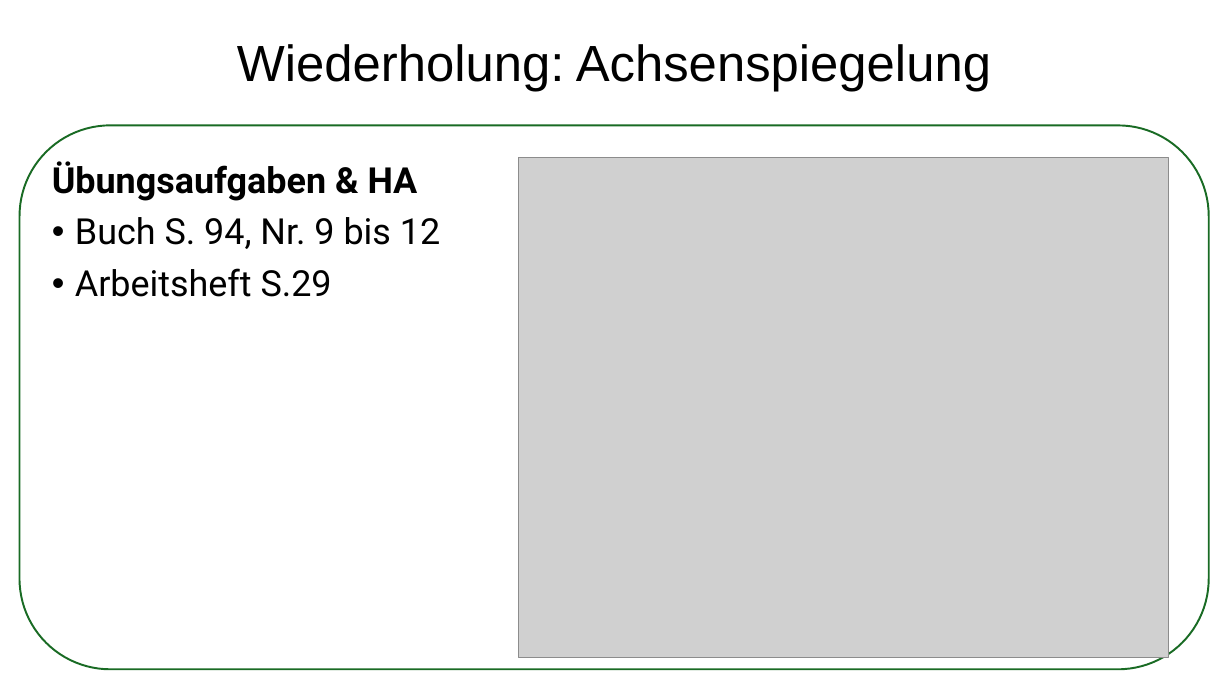
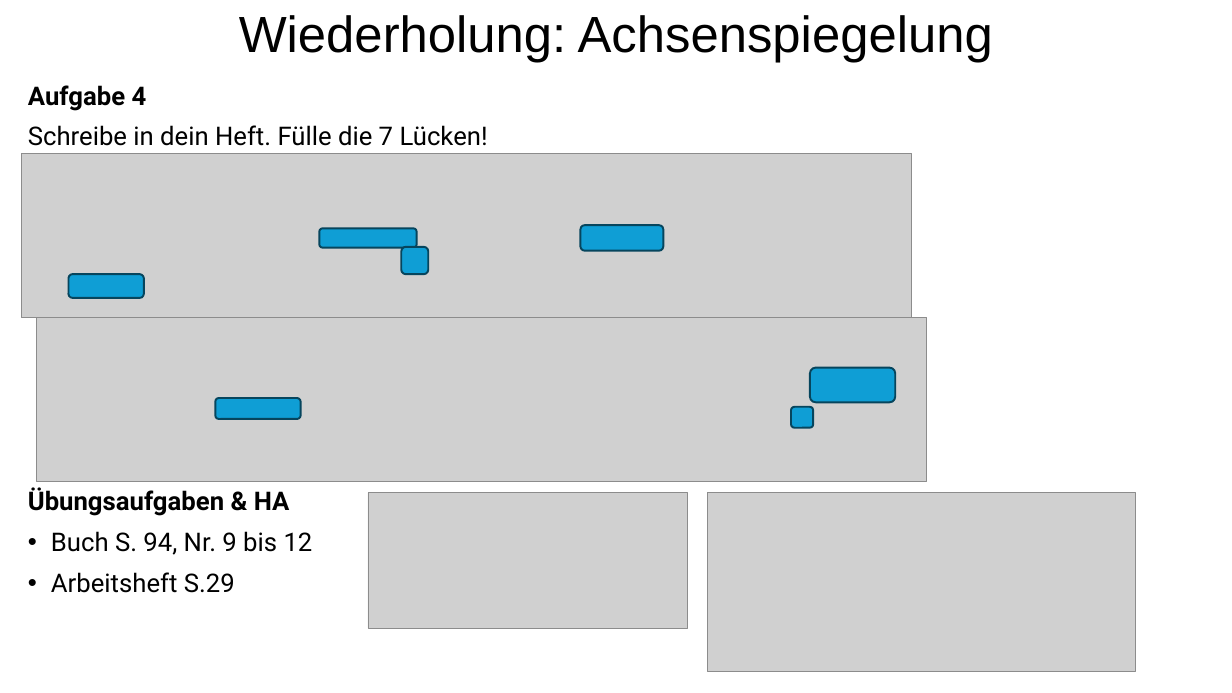
Before and after one commit to arvicodes/JohnnyMonkey, a slide deck: slide 6 of J-M-Reihen/Mathe/Klasse 7/Kap.3 - Geometrische Abbildungen/#_Reihenplan.pptx (slide 8 before the commit). Drawn at 1232x693 pixels with LibreOffice and Linux fonts; fonts in the diff are those of the drawing; grey boxes stand for pictures. Boxes give left, top, right and bottom in pixels: in the first picture for what was removed or moved away, otherwise in the second. Text is boxed around its words. In the diff, an @@ line names an element or a change of style, - is before the commit and + after.

```diff
--- a/J-M-Reihen/Mathe/Klasse 7/Kap.3 - Geometrische Abbildungen/#_Reihenplan.pptx
+++ b/J-M-Reihen/Mathe/Klasse 7/Kap.3 - Geometrische Abbildungen/#_Reihenplan.pptx
@@ text "Wiederholung: Achsenspiegelung": place and size @@
-text "Wiederholung: Achsenspiegelung" at <box>237,44,991,92</box>
+text "Wiederholung: Achsenspiegelung" at <box>239,15,993,63</box>
@@ text "Aufgabe 4": place and size @@
-text "Aufgabe 4" at <box>52,161,440,297</box>
+text "Aufgabe 4" at <box>28,85,488,593</box>
@@ text at <box>28,85,488,146</box>: paragraphs added @@
+Aufgabe 4
+Schreibe in dein Heft. Fülle die 7 Lücken!
@@ rounded rectangle removed at <box>19,126,1209,670</box> @@
@@ picture added at <box>21,153,912,319</box> @@
@@ rounded rectangle added at <box>320,228,417,248</box>, fill #0F9ED5, outline #07455D 1.5 pt @@
@@ rounded rectangle added at <box>580,226,664,251</box>, fill #0F9ED5, outline #07455D 1.5 pt @@
@@ rounded rectangle added at <box>401,247,428,274</box>, fill #0F9ED5, outline #07455D 1.5 pt @@
@@ rounded rectangle added at <box>68,274,144,299</box>, fill #0F9ED5, outline #07455D 1.5 pt @@
@@ picture added at <box>37,317,928,482</box> @@
@@ rounded rectangle added at <box>811,368,896,403</box>, fill #0F9ED5, outline #07455D 1.5 pt @@
@@ rounded rectangle added at <box>215,398,300,420</box>, fill #0F9ED5, outline #07455D 1.5 pt @@
@@ rounded rectangle added at <box>791,407,813,428</box>, fill #0F9ED5, outline #07455D 1.5 pt @@
@@ text at <box>28,487,313,593</box>: size 28 to 20 pt in "Übungsaufgaben & HA", "Buch S. 94, Nr. 9 bis 12", "Arbeitsheft S.29" @@
@@ picture: place and size @@
-picture at <box>518,157,1168,657</box>
+picture at <box>368,493,688,628</box>
@@ picture added at <box>707,493,1135,671</box> @@
```
Also in this commit, not shown: 3 other slides changed, 2 slides removed, 22 other files.
